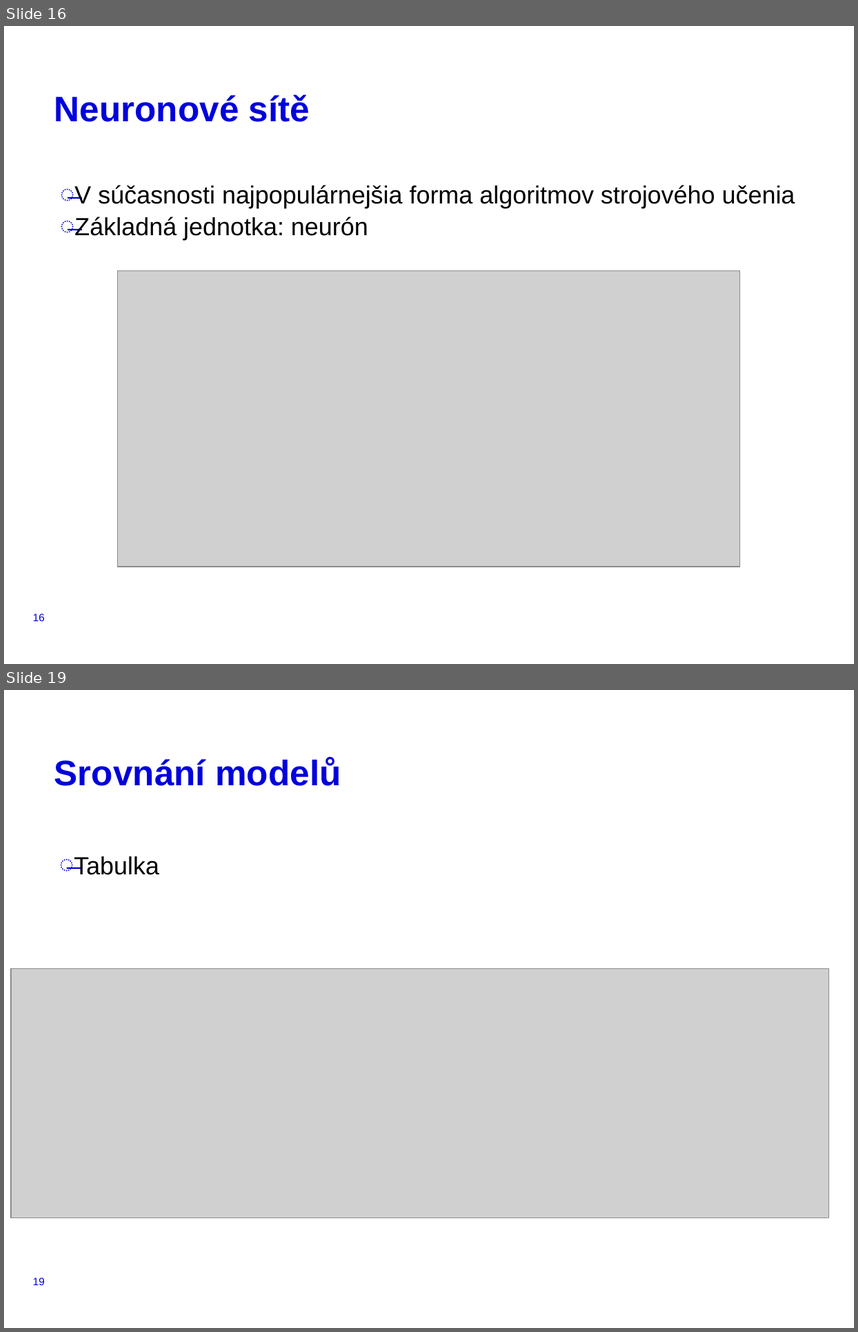
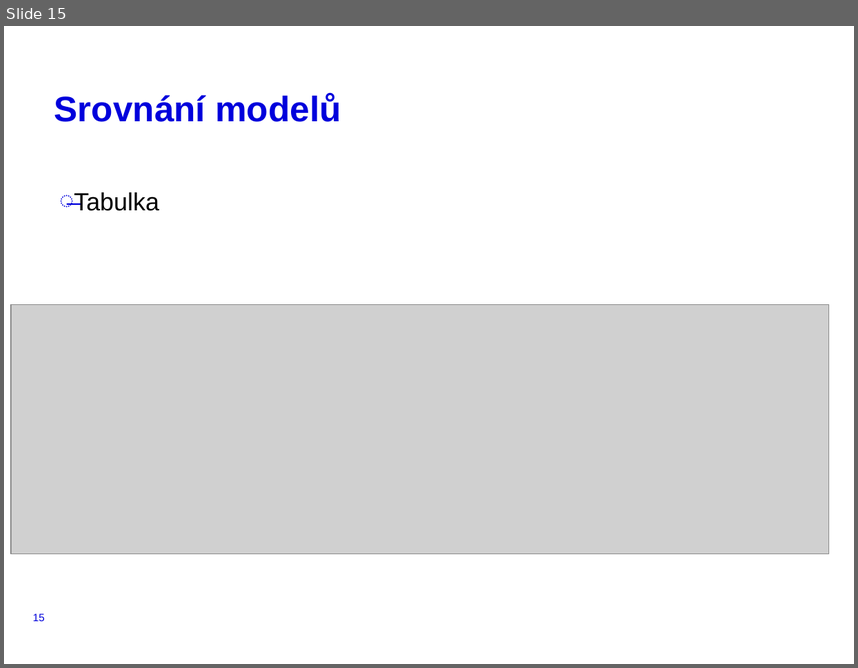
Before and after one commit to llxzy/E4012_rastliny, a slide deck: KAPHS.pptx. Shown one above the other, each under a label of ours: slides 16 and 19 before the commit, slide 15 after it; the slides between them are not shown. The pictures are 858x1332 and 858x668 pixels, drawn with LibreOffice and Linux fonts; fonts in the diff are those of the drawing; grey boxes stand for pictures; background and template pictures are left out. Boxes give left, top, right and bottom in pixels: in the first picture for what was removed or moved away, otherwise in the second. Text is boxed around its words. In the diff, an @@ line names an element or a change of style, - is before the commit and + after.

```diff
--- a/KAPHS.pptx
+++ b/KAPHS.pptx
@@ slide 16 removed at bbox=[4, 26, 854, 664], background #FFFFFF @@
@@ text removed at bbox=[54, 94, 310, 122] @@
-Neuronové sítě
@@ text removed at bbox=[60, 185, 795, 240] @@
-̶ V súčasnosti najpopulárnejšia forma algoritmov strojového učenia
-̶ Základná jednotka: neurón
@@ picture removed at bbox=[117, 271, 740, 567] @@
@@ page number removed at bbox=[33, 613, 45, 621] @@
-16
@@ what was slide 19 is now slide 15 @@
@@ page number at bbox=[33, 613, 45, 621]: text changed @@
-19
+15
```
Also in this commit, not shown: 1 slide changed, 1 slide added, 4 other slides removed.
